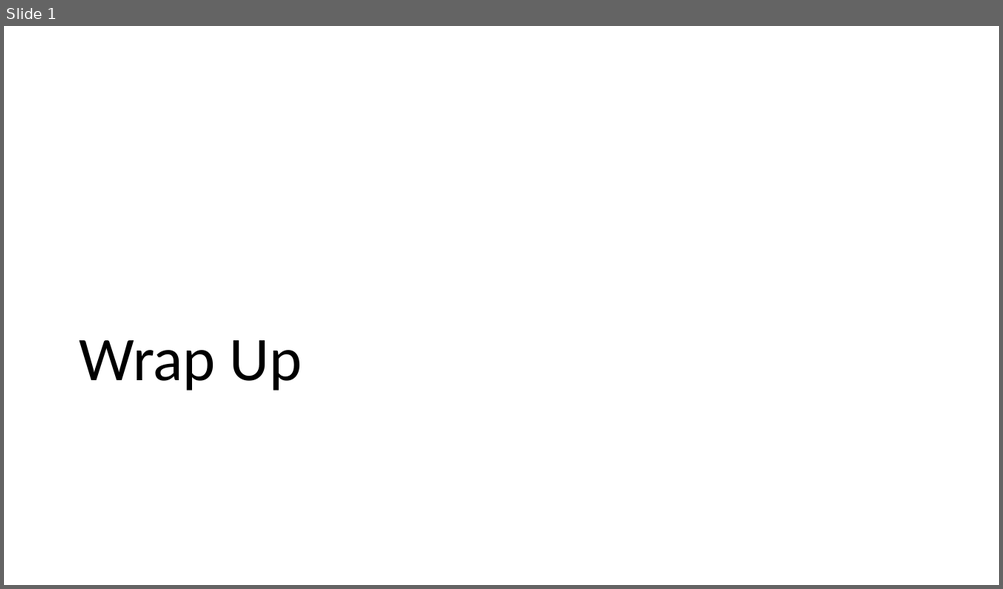
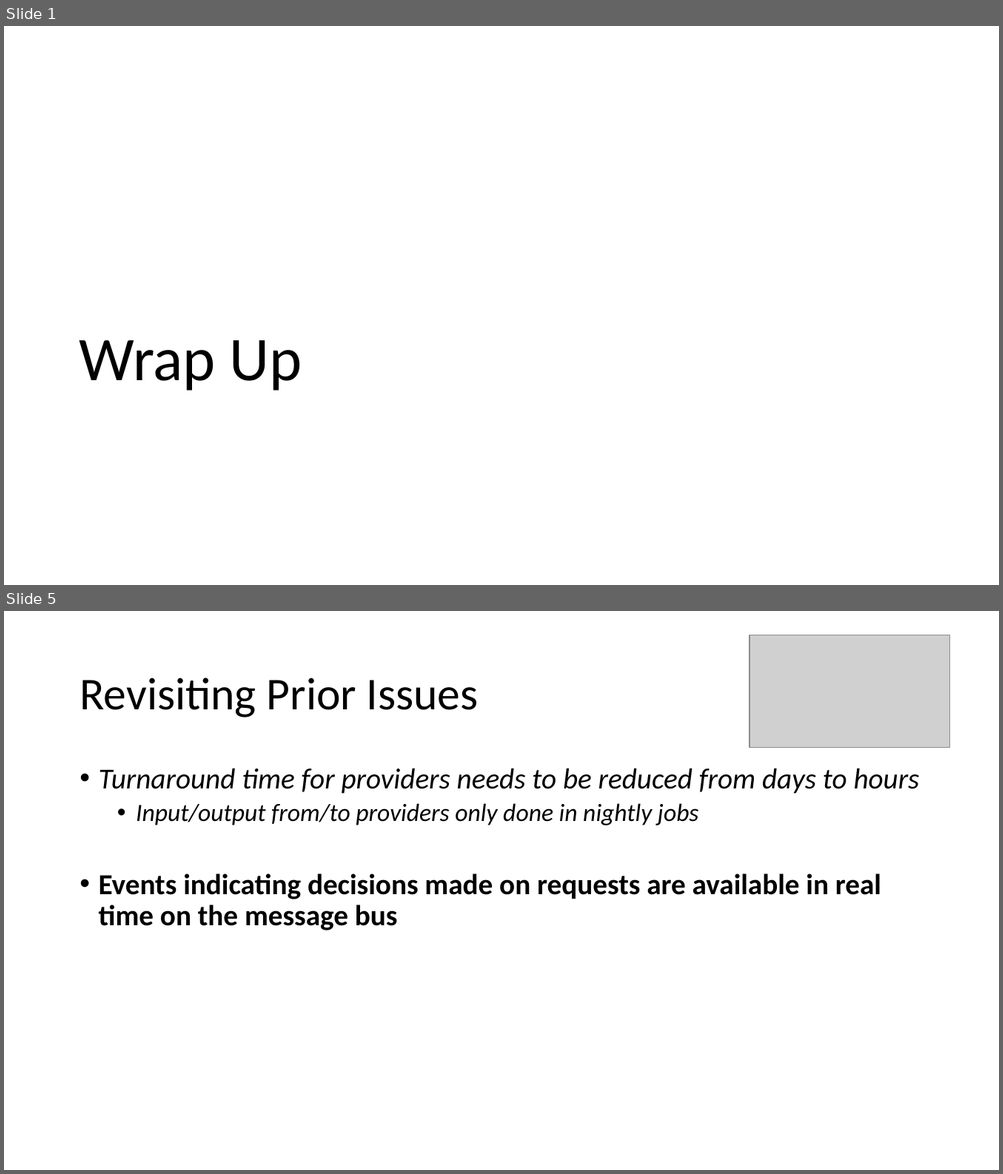
Before and after one commit to scottctr/EdaWorkshop, a slide deck: BusinessLogic/Docs/EdaWorkshop_WrapUp.pptx. Shown one above the other, each under a label of ours: slide 1 before the commit, slides 1 and 5 after it; the slides between them are not shown. The pictures are 1003x589 and 1003x1174 pixels, drawn with LibreOffice and Linux fonts; fonts in the diff are those of the drawing; grey boxes stand for pictures. Boxes give left, top, right and bottom in pixels: in the first picture for what was removed or moved away, otherwise in the second. Text is boxed around its words. In the diff, an @@ line names an element or a change of style, - is before the commit and + after.

```diff
--- a/BusinessLogic/Docs/EdaWorkshop_WrapUp.pptx
+++ b/BusinessLogic/Docs/EdaWorkshop_WrapUp.pptx
@@ slide 5 added at (x1=4, y1=611, x2=999, y2=1170), background #FFFFFF @@
@@ picture added at (x1=749, y1=635, x2=950, y2=748) @@
@@ title added at (x1=79, y1=678, x2=478, y2=718), 44 pt, text #000000 @@
+Revisiting Prior Issues
@@ text added at (x1=99, y1=768, x2=919, y2=931), 28 pt, text #000000, italic @@
+• Turnaround time for providers needs to be reduced from days to hours
+  • Input/output from/to providers only done in nightly jobs
+• Events indicating decisions made on requests are available in real time on the message bus
```
Also in this commit, not shown: 3 slides changed, 4 other slides added, 1 slide removed.
